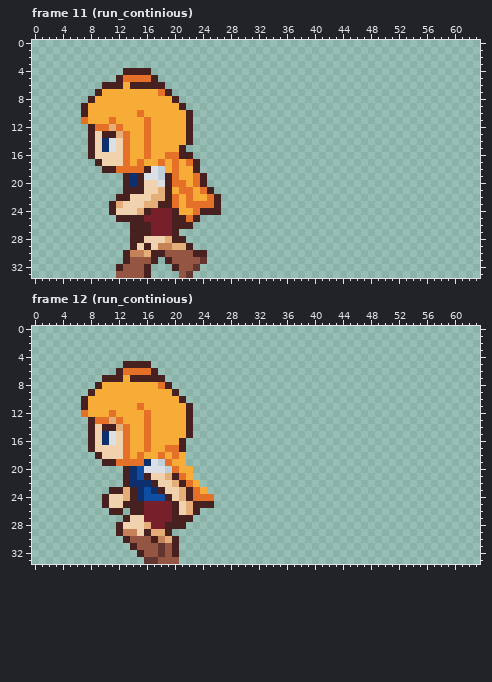
Edited in one commit: pixel-art file (Sprites/MC-General.aseprite). That is the earlier state.
64x34 pixels, 33 frames. Shown: frame 11 (run_continious), frame 12 (run_continious). The commit also changed other frames, which this record leaves out.
And afterwards:
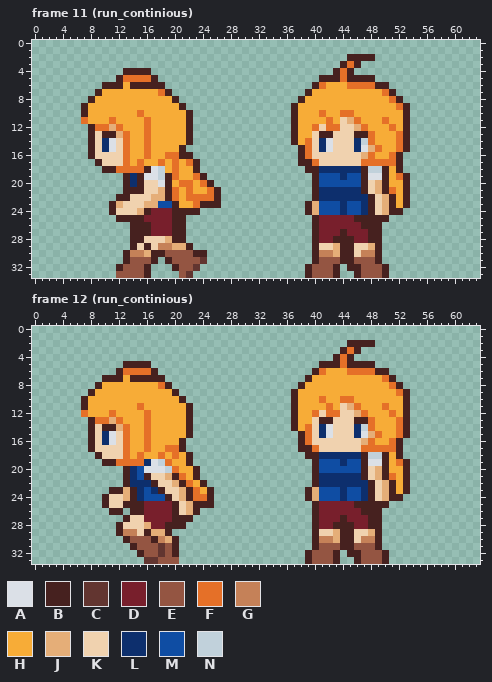
Palette (. is transparent): A #dbe0e7  B #46211f  C #623530  D #781f2c  E #945542  F #e57028  G #c58158  H #f7ac37  J #e5ae78  K #f0d2af  L #0d2f6d  M #0f4da3  N #c1d1db
Diff:
layer "refer" now shown
Frame 11 (run_continious), layers "refer", "oldbody":
y 2: x 45..48 .... -> BBBB
y 3: x 44..46 ... -> BFB
y 4: x 43..45 ... -> BFB
y 5: x 41..48 ........ -> BBBFBBBB
y 6: x 40..50 ........... -> BFHHHFFFFBB
y 7: x 39..51 ............. -> BHHHHHHHHHHFB
y 8: x 38..52 ............... -> BHHHHHHHHHHHHFB
y 9: x 37..53 ................. -> BHHHHHHHHHHHHHHFB
y 10: x 37..53 ................. -> BHHHFHHFFHHHHHHHB
y 11: x 37..53 ................. -> BHHHHFHKJFHHHFHHB
y 12: x 37..53 ................. -> BHHFKFFKKJFHHHFHB
y 13: x 37..53 ................. -> BHHKBBKKKBBFHHHFB
y 14: x 37..53 ................. -> BHFKLAKKKLNFHHHFB
y 15: x 38..53 ................ -> BFKLAKKKLAJFHHFB
y 16: x 38..52 ............... -> BFKKKKKKKJFHHFB
y 17: x 38..52 ............... -> BBFKKKKKKFFFFFB
y 18: x 39..52 .............. -> BBLLLLLLBNNBHB
y 19: x 40..53 .............. -> BMMMLMMBAABHFB
y 20: x 20 F -> H; x 22..25 HFB. -> FHFB; x 40..53 .............. -> BMMMMMMBKJBHHB
y 21: x 20..21 HF -> FH; x 24..26 FB. -> HFB; x 40..53 .............. -> BLLLLLLBKJBFHB
y 22: x 23..24 HH -> FF; x 40..53 .............. -> BLLLLLLLBKJBHB
y 23: x 18..20 BBF -> MMB; x 22 F -> H; x 24..25 FF -> BB; x 39..53 ............... -> BJMMMLMMLBKJBHB
y 24: x 21..26 HHFBBB -> BBB...; x 39..52 .............. -> BJMMMLMMLBKJBB
y 25: x 22..23 FB -> ..; x 40..50 ........... -> BDDDDDBBBBB
y 26: x 22 B -> .; x 40..49 .......... -> BDDDDDDBBB
y 27: x 21 . -> B; x 40..49 .......... -> BDDDBDDDBB
y 28: x 40..49 .......... -> BDDBBBDDBB
y 29: x 40..49 .......... -> BKKJBBKKJB
y 30: x 40..49 .......... -> BGGJBBKGGB
y 31: x 40..49 .......... -> BEEEBBEEEB
y 32: x 39..43 ..... -> BEEEB; x 45..50 ...... -> BBEEEB
y 33: x 39..43 ..... -> BEEEB; x 46..50 ..... -> BEEEB
Frame 12 (run_continious), layers "refer", "oldbody":
y 2: x 45..48 .... -> BBBB
y 3: x 44..46 ... -> BFB
y 4: x 43..45 ... -> BFB
y 5: x 41..48 ........ -> BBBFBBBB
y 6: x 40..50 ........... -> BFHHHFFFFBB
y 7: x 39..51 ............. -> BHHHHHHHHHHFB
y 8: x 38..52 ............... -> BHHHHHHHHHHHHFB
y 9: x 37..53 ................. -> BHHHHHHHHHHHHHHFB
y 10: x 37..53 ................. -> BHHHFHHFFHHHHHHHB
y 11: x 37..53 ................. -> BHHHHFHKJFHHHFHHB
y 12: x 37..53 ................. -> BHHFKFFKKJFHHHFHB
y 13: x 37..53 ................. -> BHHKBBKKKBBFHHHFB
y 14: x 37..53 ................. -> BHFKLAKKKLNFHHHFB
y 15: x 38..53 ................ -> BFKLAKKKLAJFHHFB
y 16: x 38..52 ............... -> BFKKKKKKKJFHHFB
y 17: x 38..52 ............... -> BBFKKKKKKFFFFFB
y 18: x 22 . -> B; x 39..52 .............. -> BBLLLLLLBNNBHB
y 19: x 22 . -> B; x 40..53 .............. -> BMMMLMMBAABHFB
y 20: x 23 . -> B; x 40..53 .............. -> BMMMMMMBKJBHHB
y 21: x 23 . -> B; x 40..53 .............. -> BLLLLLLBKJBFHB
y 22: x 24 . -> B; x 40..53 .............. -> BLLLLLLLBKJBHB
y 23: x 25 . -> B; x 39..53 ............... -> BJMMMLMMLBKJBHB
y 24: x 25 F -> B; x 39..52 .............. -> BJMMMLMMLBKJBB
y 25: x 40..50 ........... -> BDDDDDBBBBB
y 26: x 40..49 .......... -> BDDDDDDBBB
y 27: x 40..49 .......... -> BDDDBDDDBB
y 28: x 40..49 .......... -> BDDBBBDDBB
y 29: x 40..49 .......... -> BKKJBBKKJB
y 30: x 40..49 .......... -> BGGJBBKGGB
y 31: x 40..49 .......... -> BEEEBBEEEB
y 32: x 39..43 ..... -> BEEEB; x 45..50 ...... -> BBEEEB
y 33: x 39..43 ..... -> BEEEB; x 46..50 ..... -> BEEEB
Changed places in both pictures, as pixel boxes (x1, y1, x2, y2):
added: (291, 54, 410, 278)
changed: (158, 180, 221, 236)
added: (291, 340, 410, 564)
changed: (186, 452, 214, 501)
